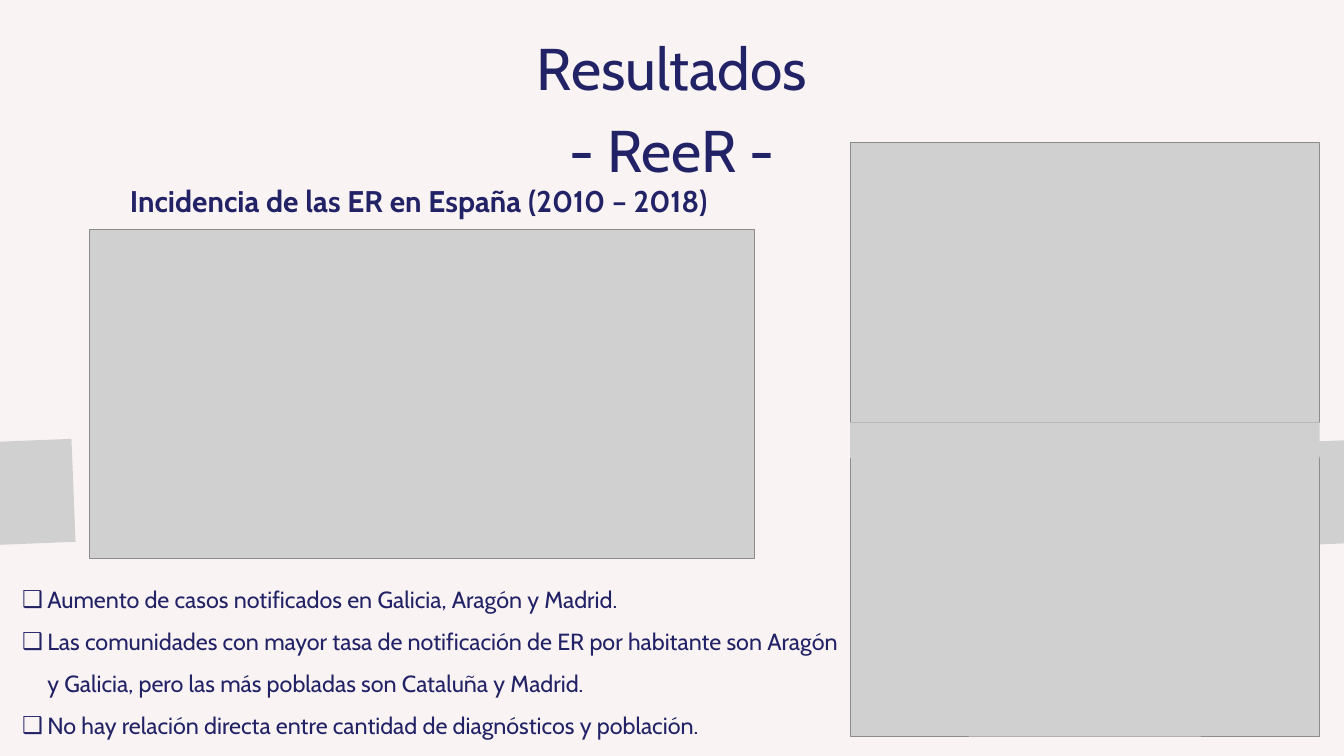
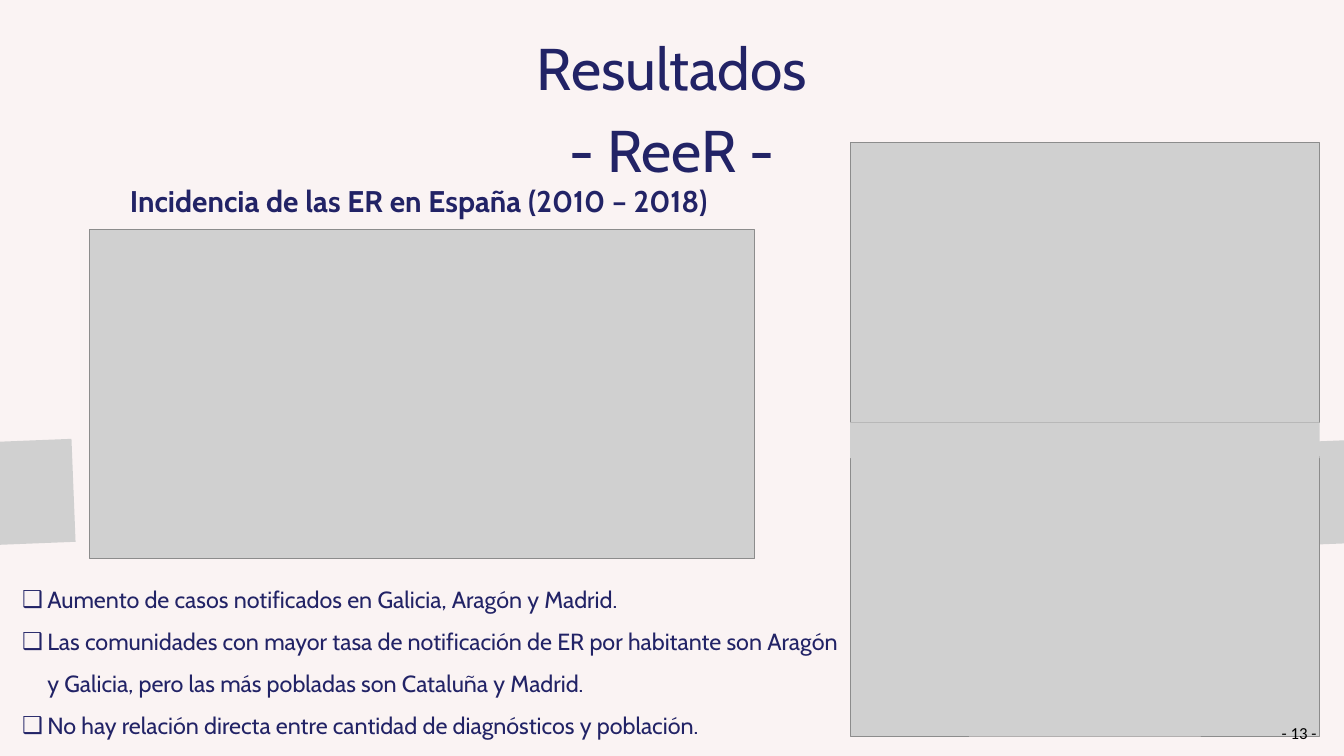
Before and after one commit to Muriburu/ITAcademy, a slide deck: slide 13 of Sprint 10 - Pràctica final/Presentación - Enfermedades raras.pptx (slide 10 before the commit). Drawn at 1344x756 pixels with LibreOffice and Linux fonts; fonts in the diff are those of the drawing; grey boxes stand for pictures. Boxes give left, top, right and bottom in pixels: in the first picture for what was removed or moved away, otherwise in the second. Text is boxed around its words. In the diff, an @@ line names an element or a change of style, - is before the commit and + after.

```diff
--- a/Sprint 10 - Pràctica final/Presentación - Enfermedades raras.pptx
+++ b/Sprint 10 - Pràctica final/Presentación - Enfermedades raras.pptx
@@ text added at box(1291, 728, 1308, 744), 18 pt, text #000000 @@
+- 13 -
```
Also in this commit, not shown: 12 other slides changed, 3 slides added, 6 other files.
